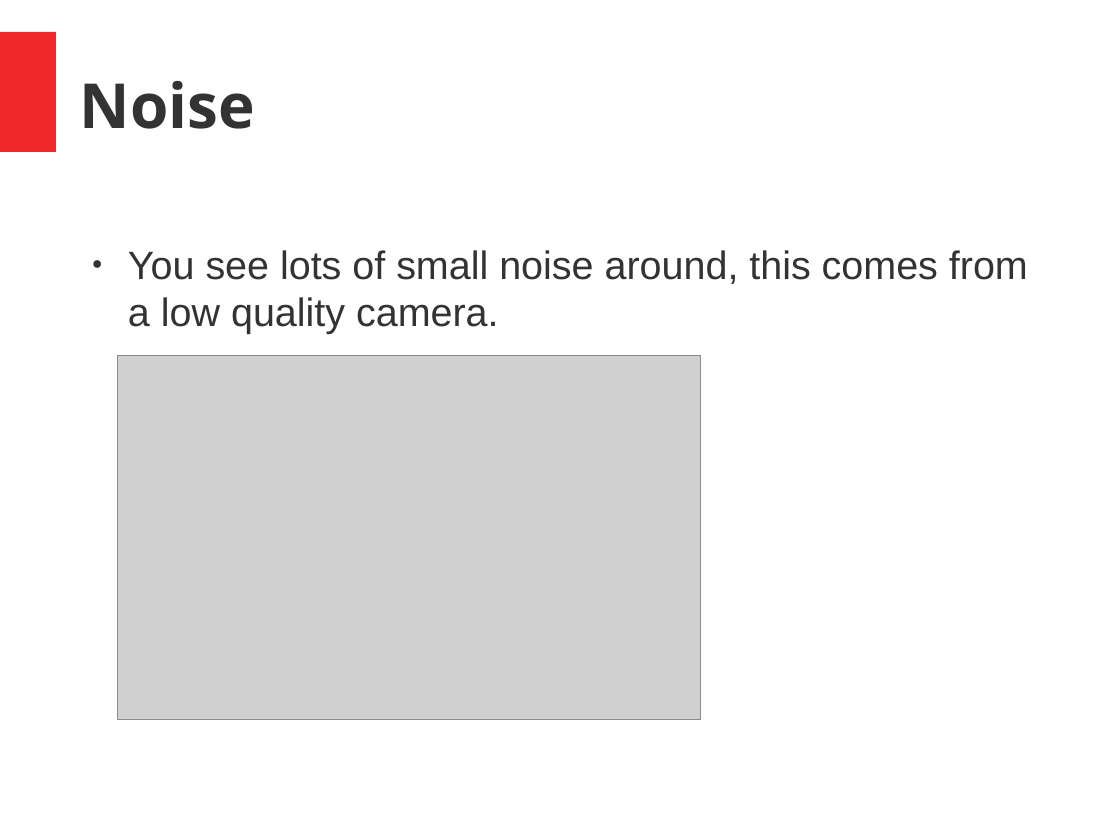
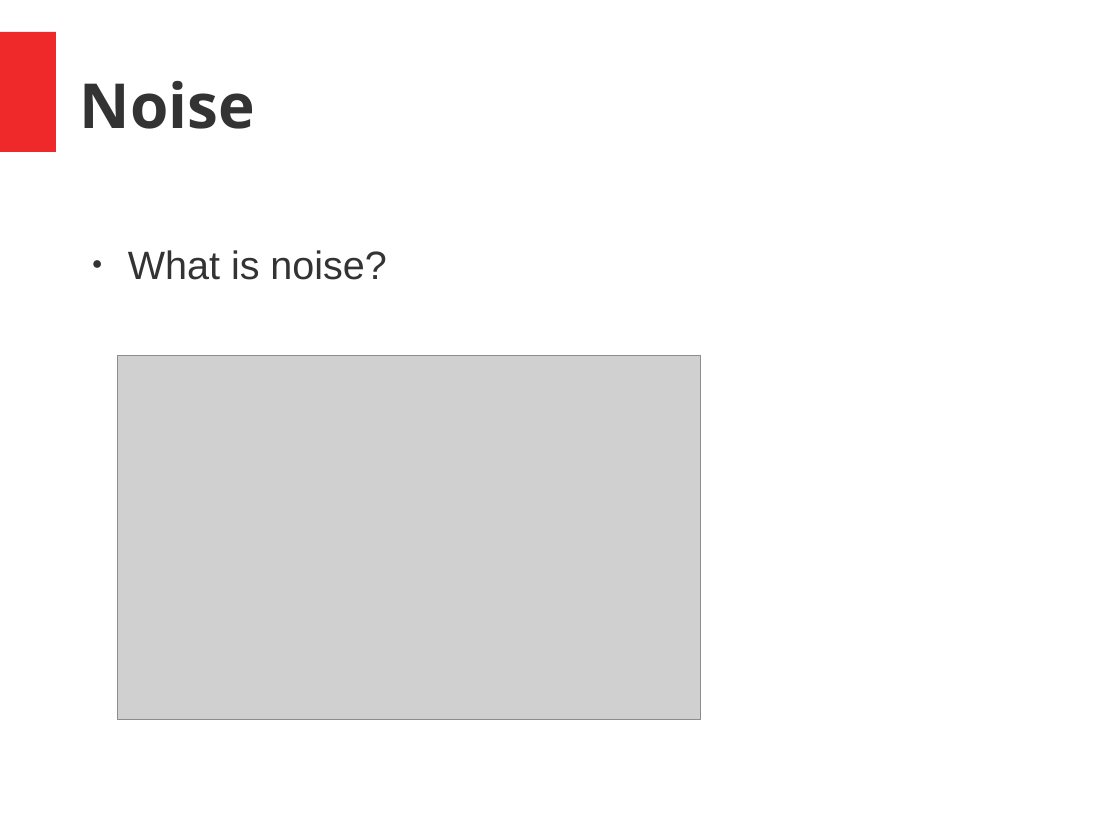
Before and after one commit to joseph-allen/MinsharaMask, a slide deck: slide 14 of SeminarJosephAllen.odp (slide 10 before the commit). Drawn at 1120x840 pixels with LibreOffice and Linux fonts; fonts in the diff are those of the drawing; grey boxes stand for pictures. Boxes give left, top, right and bottom in pixels: in the first picture for what was removed or moved away, otherwise in the second. Text is boxed around its words. In the diff, an @@ line names an element or a change of style, - is before the commit and + after.

```diff
--- a/SeminarJosephAllen.odp
+++ b/SeminarJosephAllen.odp
@@ text at <box>128,250,386,280</box>: text changed @@
-● You see lots of small noise around, this comes from a low quality camera.
+● What is noise?
```
Also in this commit, not shown: 7 other slides changed, 14 slides added, 6 slides removed.
